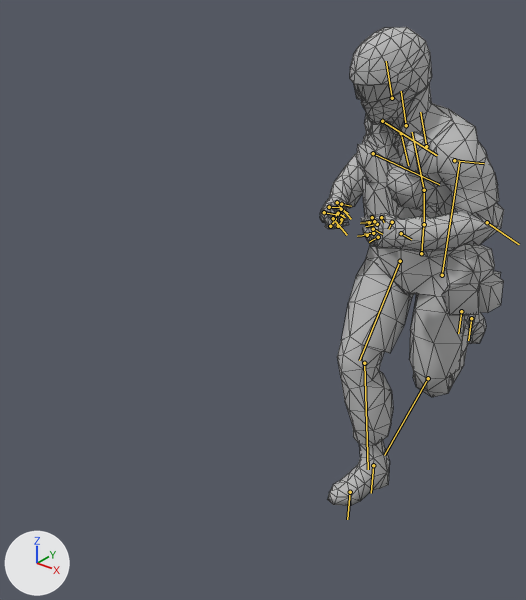
One commit to the FBX model Client/Assets/05.Models/CostumePlayer/Animation/run forword.fbx: the scene before it, then after it.
Both versions are drawn from a 50 mm lens placed at (1.18, -5.42, 2.09), pointed at (-0.23, -3.66, 0.99). The lights are fixed; the arrows at lower left show +X, +Y and +Z. Both versions are drawn at frame 20 of the action 'mixamo.com'; the numbers are the values there. The bones that bend it are drawn over the model as lines. Mesh edges are drawn as thin lines. Objects named as collision shapes, trigger or cutter boxes, shadow casters or lower levels of detail are left out.

The first picture shows 'genSWAT_LOD0'.
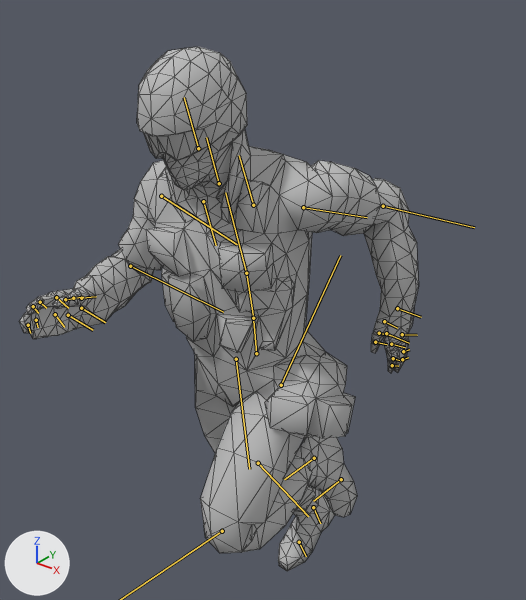
Changed parts and their boxes (x1, y1, x2, y2) in the pictures (526 x 600 px):
'genSWAT_LOD0', posed (116% wider, 9% taller)
    before: (320, 27, 504, 506)
    after: (20, 47, 418, 571)
bone 'genSWAT_LeftUpLeg', root to tip
    before: (442, 275) to (459, 162)
    after: (281, 385) to (340, 255)
bone 'genSWAT_LeftFoot', root to tip
    before: (461, 311) to (458, 333)
    after: (314, 458) to (284, 479)
bone 'genSWAT_Spine', root to tip
    before: (424, 224) to (424, 190)
    after: (253, 318) to (246, 273)
bone 'genSWAT_Spine1', root to tip
    before: (424, 190) to (412, 132)
    after: (246, 273) to (225, 192)
bone 'genSWAT_LeftShoulder', root to tip
    before: (426, 146) to (420, 112)
    after: (253, 205) to (239, 155)
bone 'genSWAT_LeftArm', root to tip
    before: (454, 160) to (484, 163)
    after: (303, 207) to (367, 217)
bone 'genSWAT_LeftForeArm', root to tip
    before: (487, 222) to (519, 244)
    after: (383, 206) to (474, 227)
bone 'genSWAT_LeftHand', root to tip
    before: (401, 233) to (411, 239)
    after: (397, 308) to (421, 317)
bone 'genSWAT_LeftHandThumb1', root to tip
    before: (392, 222) to (388, 229)
    after: (384, 321) to (397, 328)
bone 'genSWAT_LeftHandThumb2', root to tip
    before: (381, 217) to (384, 222)
    after: (379, 333) to (390, 335)
bone 'genSWAT_LeftHandIndex1', root to tip
    before: (377, 224) to (365, 226)
    after: (391, 344) to (405, 347)
bone 'genSWAT_LeftHandIndex2', root to tip
    before: (369, 222) to (360, 223)
    after: (393, 358) to (400, 360)
bone 'genSWAT_LeftHandMiddle1', root to tip
    before: (378, 237) to (369, 242)
    after: (402, 334) to (417, 335)
bone 'genSWAT_LeftHandMiddle2', root to tip
    before: (367, 235) to (357, 236)
    after: (403, 351) to (409, 349)
bone 'genSWAT_Neck', root to tip
    before: (406, 125) to (401, 91)
    after: (219, 183) to (206, 137)
bone 'genSWAT_RightShoulder', root to tip
    before: (401, 133) to (408, 165)
    after: (203, 201) to (216, 245)
bone 'genSWAT_RightArm', root to tip
    before: (382, 121) to (437, 155)
    after: (161, 196) to (237, 244)
bone 'genSWAT_RightForeArm', root to tip
    before: (373, 153) to (439, 184)
    after: (130, 266) to (223, 312)
bone 'genSWAT_RightHand', root to tip
    before: (337, 202) to (351, 219)
    after: (81, 308) to (105, 322)
bone 'genSWAT_RightHandThumb1', root to tip
    before: (341, 204) to (351, 206)
    after: (81, 298) to (96, 296)
bone 'genSWAT_RightHandThumb2', root to tip
    before: (341, 209) to (348, 213)
    after: (73, 298) to (83, 297)
bone 'genSWAT_RightHandIndex1', root to tip
    before: (329, 207) to (341, 207)
    after: (56, 297) to (68, 308)
bone 'genSWAT_RightHandIndex2', root to tip
    before: (335, 219) to (336, 213)
    after: (40, 302) to (46, 308)
bone 'genSWAT_RightHandMiddle1', root to tip
    before: (324, 212) to (338, 215)
    after: (55, 314) to (64, 327)
bone 'genSWAT_RightHandMiddle2', root to tip
    before: (330, 226) to (334, 221)
    after: (36, 320) to (38, 327)
bone 'genSWAT_RightUpLeg', root to tip
    before: (400, 261) to (359, 360)
    after: (236, 359) to (249, 469)
bone 'genSWAT_RightLeg', root to tip
    before: (364, 363) to (368, 469)
    after: (258, 463) to (308, 516)
bone 'genSWAT_RightFoot', root to tip
    before: (373, 465) to (371, 493)
    after: (313, 507) to (320, 523)

What the commit changed:
Object 'genSWAT_Reference' (bone_rig_object) moves from (-0.038, -2.804, -0.063) to (-0.029, -3.834, -0.046).
Object 'genSWAT_Reference' (bone_rig_object) turns from (97, 2, -2) to (98, 3, -6) degrees about its own x, y and z.
Bone 'genSWAT_LeftUpLeg' (bone_genswat_leftupleg) turns from (-21, 13, -7) to (-55, 8, -4) degrees about its own x, y and z.
Bone 'genSWAT_LeftLeg' (bone_genswat_leftleg) turns from (111, -3, 5) to (127, -3, 7) degrees about its own x, y and z.
Bone 'genSWAT_LeftFoot' (bone_genswat_leftfoot) turns from (10, 2, 1) to (5, 3, 17) degrees about its own x, y and z.
Bone 'genSWAT_Spine' (bone_genswat_spine) turns from (6, -8, 0) to (2, 6, 2) degrees about its own x, y and z.
Bone 'genSWAT_Spine1' (bone_genswat_spine1) turns from (11, -15, 0) to (5, 12, 3) degrees about its own x, y and z.
Bone 'genSWAT_LeftShoulder' (bone_genswat_leftshoulder) turns from (1, -5, -4) to (2, -8, 1) degrees about its own x, y and z.
Bone 'genSWAT_LeftArm' (bone_genswat_leftarm) turns from (10, 6, -32) to (40, 53, -14) degrees about its own x, y and z.
Bone 'genSWAT_LeftForeArm' (bone_genswat_leftforearm) turns from (-41, -99, 36) to (5, -55, -10) degrees about its own x, y and z.
Bone 'genSWAT_LeftHand' (bone_genswat_lefthand) turns from (-1, -2, 13) to (-4, 5, -2) degrees about its own x, y and z.
Bone 'genSWAT_LeftHandThumb1' (bone_genswat_lefthandthumb1) turns from (-3, 15, 12) to (7, 9, 18) degrees about its own x, y and z.
Bone 'genSWAT_LeftHandThumb2' (bone_genswat_lefthandthumb2) turns from (35, -15, 3) to (10, -17, 9) degrees about its own x, y and z.
Bone 'genSWAT_LeftHandIndex1' (bone_genswat_lefthandindex1) turns from (-2, 18, -69) to (2, 12, 9) degrees about its own x, y and z.
Bone 'genSWAT_LeftHandIndex2' (bone_genswat_lefthandindex2) turns from (10, 11, -54) to (1, 4, 4) degrees about its own x, y and z.
Bone 'genSWAT_LeftHandMiddle1' (bone_genswat_lefthandmiddle1) turns from (-2, 8, -56) to (0, 1, 15) degrees about its own x, y and z.
Bone 'genSWAT_LeftHandMiddle2' (bone_genswat_lefthandmiddle2) turns from (5, 8, -51) to (2, 3, 15) degrees about its own x, y and z.
Bone 'genSWAT_Neck' (bone_genswat_neck) turns from (-4, 3, 0) to (5, -2, -3) degrees about its own x, y and z.
Bone 'genSWAT_RightShoulder' (bone_genswat_rightshoulder) turns from (1, -2, -1) to (1, -5, 1) degrees about its own x, y and z.
Bone 'genSWAT_RightArm' (bone_genswat_rightarm) turns from (23, 1, -25) to (-1, -16, -29) degrees about its own x, y and z.
Bone 'genSWAT_RightForeArm' (bone_genswat_rightforearm) turns from (34, -81, -39) to (17, -74, -22) degrees about its own x, y and z.
Bone 'genSWAT_RightHand' (bone_genswat_righthand) turns from (21, -11, 11) to (-10, -1, 21) degrees about its own x, y and z.
Bone 'genSWAT_RightHandThumb1' (bone_genswat_righthandthumb1) turns from (9, 14, 14) to (14, 11, 27) degrees about its own x, y and z.
Bone 'genSWAT_RightHandThumb2' (bone_genswat_righthandthumb2) turns from (27, -26, 6) to (14, -19, 9) degrees about its own x, y and z.
Bone 'genSWAT_RightHandIndex1' (bone_genswat_righthandindex1) turns from (-4, 9, -57) to (2, 12, 12) degrees about its own x, y and z.
Bone 'genSWAT_RightHandIndex2' (bone_genswat_righthandindex2) turns from (10, 10, -57) to (2, 4, 0) degrees about its own x, y and z.
Bone 'genSWAT_RightHandMiddle1' (bone_genswat_righthandmiddle1) turns from (-4, 0, -50) to (0, 1, 18) degrees about its own x, y and z.
Bone 'genSWAT_RightHandMiddle2' (bone_genswat_righthandmiddle2) turns from (4, 7, -52) to (2, 3, 10) degrees about its own x, y and z.
Bone 'genSWAT_RightUpLeg' (bone_genswat_rightupleg) turns from (-47, 4, -19) to (-2, 4, -14) degrees about its own x, y and z.
Bone 'genSWAT_RightLeg' (bone_genswat_rightleg) turns from (36, 0, -3) to (28, -10, -1) degrees about its own x, y and z.
Bone 'genSWAT_RightFoot' (bone_genswat_rightfoot) turns from (-1, 0, 19) to (-10, -6, 16) degrees about its own x, y and z.
